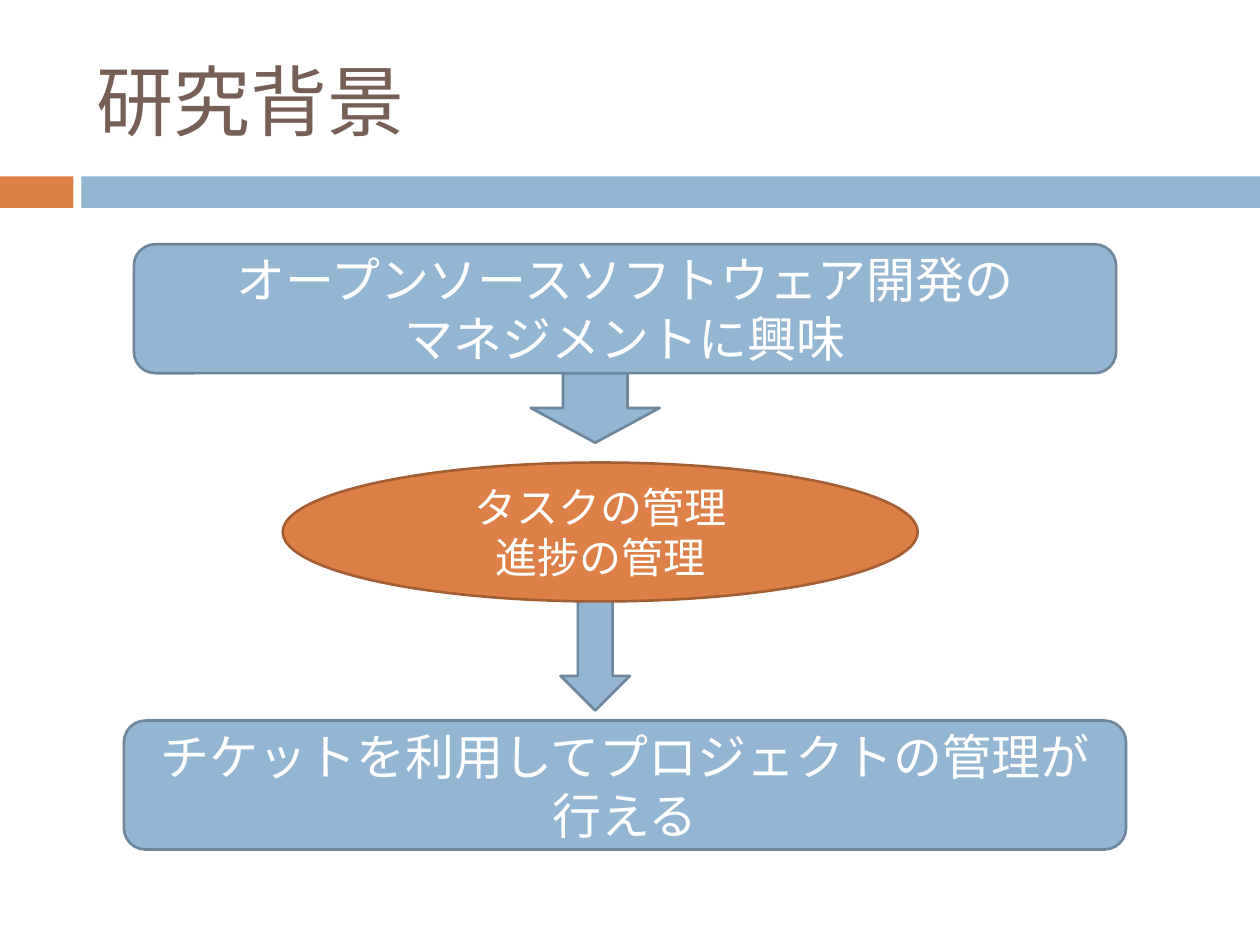
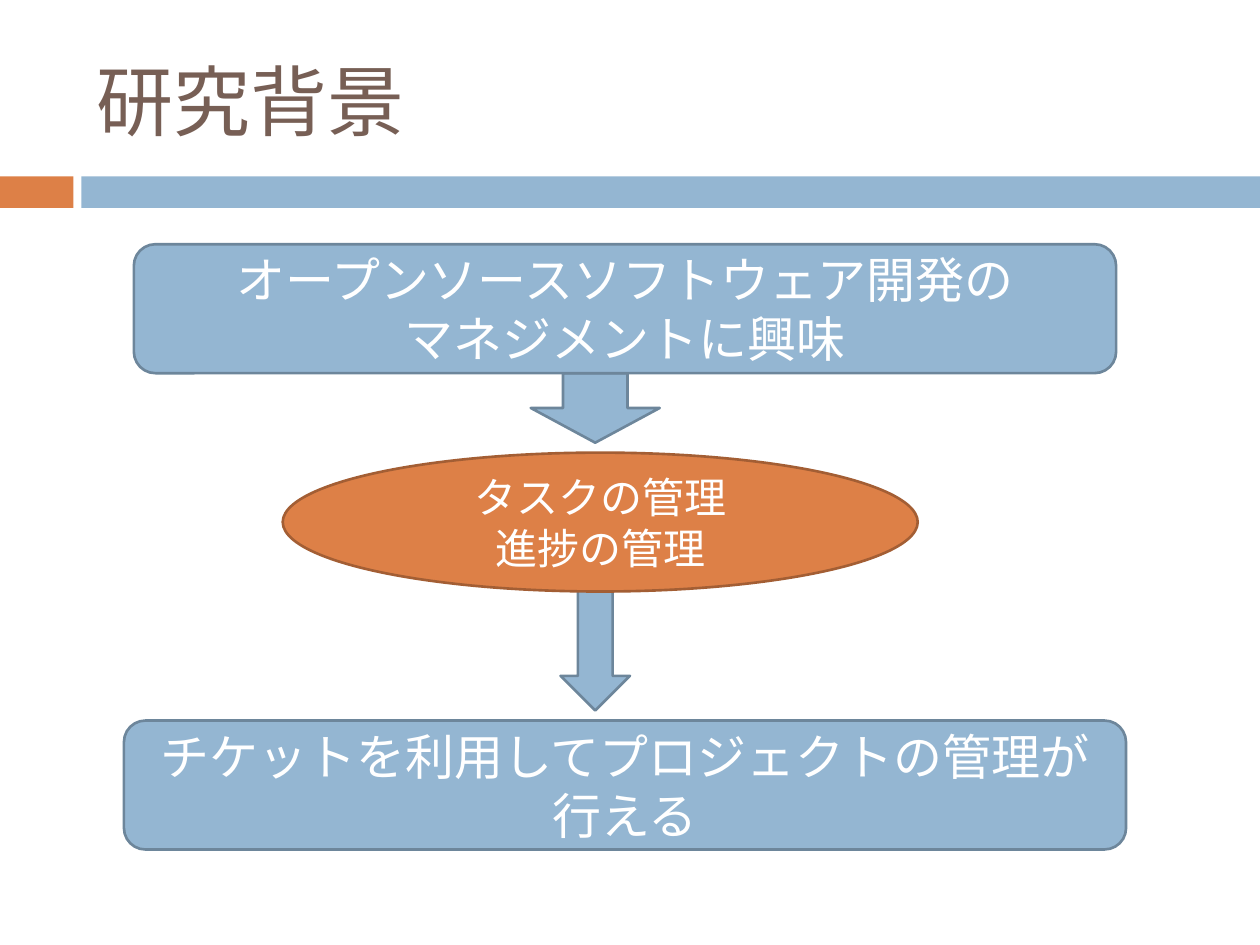
Before and after one commit to keimatsui/kadai, a slide deck: slide 3 of 卒業論文/2012/久保孝樹/最終発表/最終発表.pptx. Drawn at 1260x945 pixels with LibreOffice and Linux fonts; fonts in the diff are those of the drawing. Boxes give left, top, right and bottom in pixels: in the first picture for what was removed or moved away, otherwise in the second. Text is boxed around its words. In the diff, an @@ line names an element or a change of style, - is before the commit and + after.

```diff
--- a/卒業論文/2012/久保孝樹/最終発表/最終発表.pptx
+++ b/卒業論文/2012/久保孝樹/最終発表/最終発表.pptx
@@ ellipse "タスクの管理": place and size @@
-ellipse "タスクの管理" at bbox=[282, 462, 917, 601]
+ellipse "タスクの管理" at bbox=[282, 452, 917, 591]
```
Also in this commit, not shown: 9 other slides changed.
